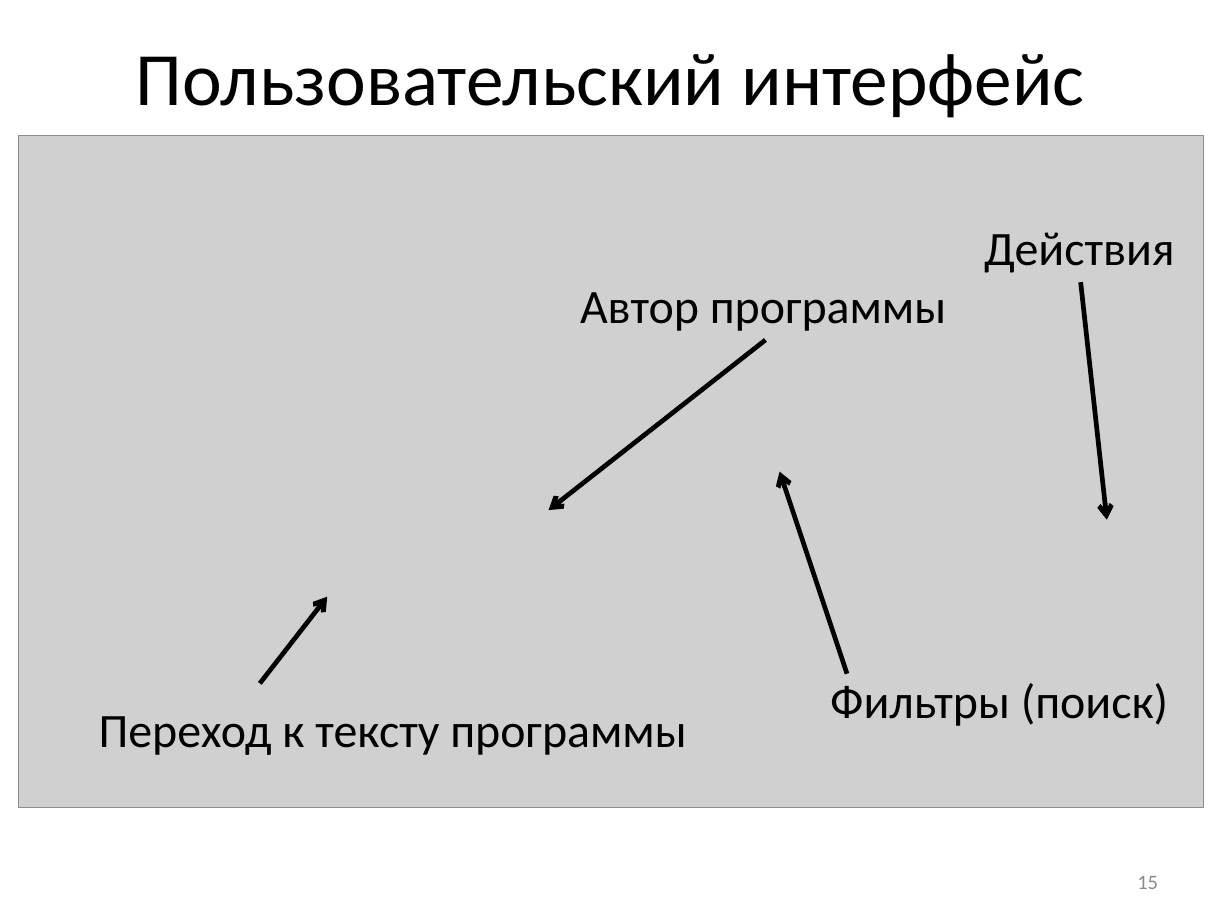
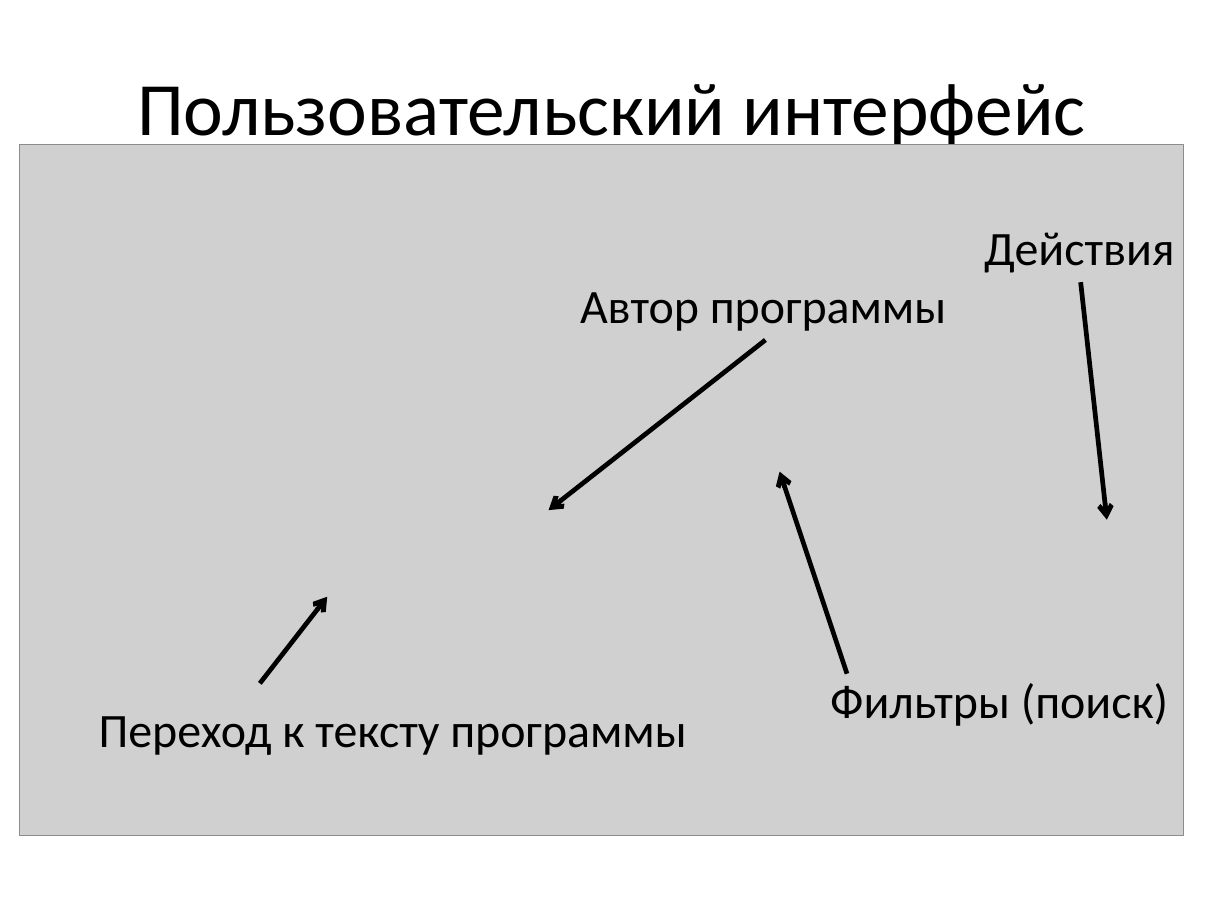
Before and after one commit to stden/diplomx, a slide deck: slide 13 of Кудрявцев Иван Владиславович/Презентация к диплому.pptx (slide 15 before the commit). Drawn at 1232x924 pixels with LibreOffice and Linux fonts; fonts in the diff are those of the drawing; grey boxes stand for pictures. Boxes give left, top, right and bottom in pixels: in the first picture for what was removed or moved away, otherwise in the second. Text is boxed around its words. In the diff, an @@ line names an element or a change of style, - is before the commit and + after.

```diff
--- a/Кудрявцев Иван Владиславович/Презентация к диплому.pptx
+++ b/Кудрявцев Иван Владиславович/Презентация к диплому.pptx
@@ title "Пользовательский интерфейс" rewrapped from [136,54,1084,118] to [137,84,1086,153] @@
@@ picture: place and size @@
-picture at [18,136,1204,807]
+picture at [20,144,1184,835]
@@ page number removed at [1137,876,1158,889] @@
-15
```
Also in this commit, not shown: 15 other slides changed, 3 slides removed, 2 other files.
